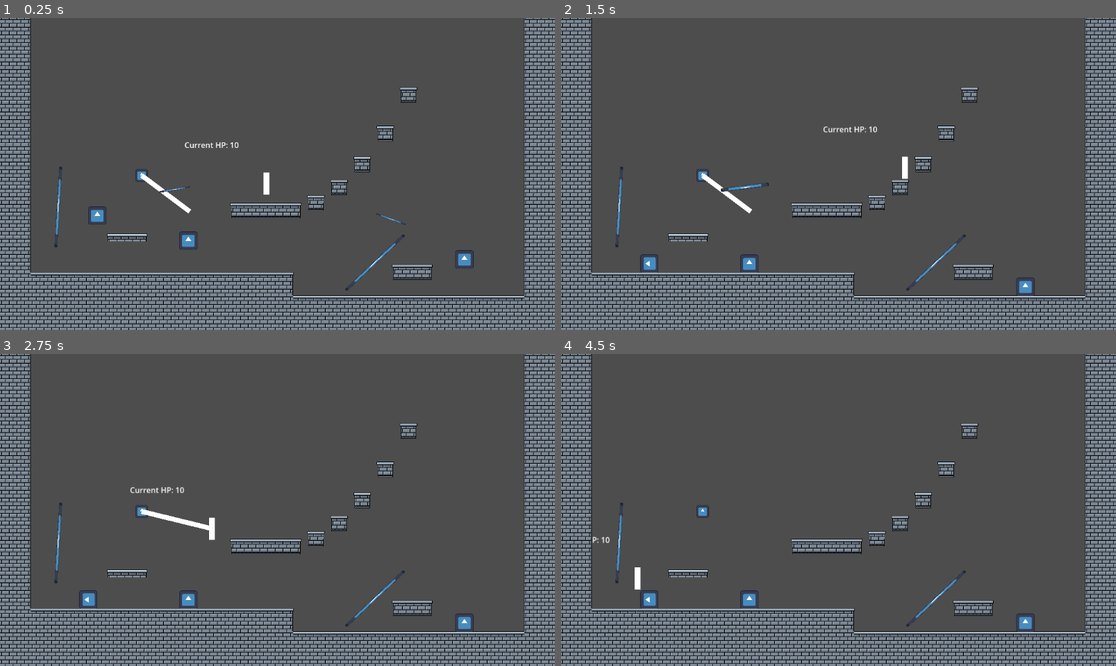
Above: before the commit, frames 1-4 (two rows, left to right).
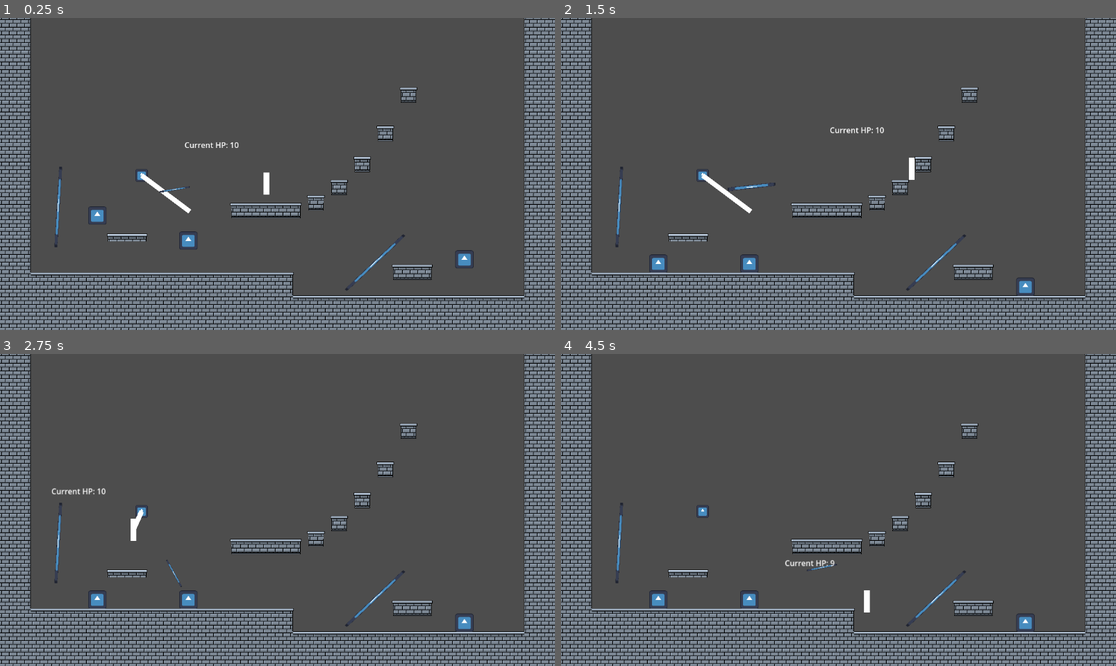
Above: after the commit, the same moments.

Repository: LiamQuinlan-Carleton/COMP1501FINAL
Game: Godot game, scene res://Main.tscn
Two runs of this game, one before a commit and one after it. Both use one fixed random seed, a clock stepped at 60 frames per second and the inputs below. The engine's default icon, where the game draws it, is replaced by a stand-in: a white triangle on a blue panel in a dark square.
Inputs (mouse positions are in pixels of both pictures, inside the frame that each line leads up to):
- Up to frame 1 (0.25 s): no input
- Up to frame 2 (1.5 s): move the mouse to (960, 158) at 0.52 s; hold C (crouch) 0.53-1.28 s; hold D (Right) from 0.53 s (still down); tap Space (Jump) at 0.77 s; move the mouse to (727, 189) at 1.27 s; click (727, 189) at 1.35 s
- Up to frame 3 (2.75 s): tap Space (Jump) at 1.52 s; tap C (crouch) at 1.55, 2.3 s; move the mouse to (333, 441) at 2.02 s; release D (Right) at 2.03 s; hold A (Left) from 2.03 s (still down); hold Right mouse button (Right Click) from 2.03 s (still down)
- Up to frame 4 (4.5 s): move the mouse to (810, 572) at 2.77 s; release A (Left) at 2.78 s; release Right mouse button (Right Click) at 2.78 s; hold D (Right) 2.78-4.28 s; tap Shift (Shift) at 2.85 s; tap Space (Jump) at 3.02, 3.77 s; tap C (crouch) at 3.05, 4.35 s; move the mouse to (1005, 556) at 3.52 s; hold C (crouch) 3.53-4.28 s; move the mouse to (672, 463) at 4.27 s; hold A (Left) from 4.28 s (still down)

The runs differ from the first frame. In frame 1, less than 0.1% of the frame differs, in the area x 67-74%, y 62-67%; in frame 2, 0.5%; in frame 3, 0.8%, in the area x 9-39%, y 42-82%; in frame 4, 0.5%.

Commit message:
Fixed Bugs
- Fixed wall jump, works after crouching now. This may cause issues with slope later
- Fixed Collisions with the tilemap (end pieces now collide properly)
- Check if player should be able to stand. Now if the player is crouching and wants to uncrouch, the game ensures they're supposed to. If they aren't wait til they are then uncrouch them.

Diff:
--- a/Main.tscn
+++ b/Main.tscn
@@ -29,8 +29,9 @@
 3:2/0 = 0
 3:2/0/physics_layer_0/polygon_0/points = PackedVector2Array(-8, -8, 8, -8, 8, 8, -8, 8)
 4:0/0 = 0
+4:0/0/physics_layer_0/polygon_0/points = PackedVector2Array(-8, -8, -5.9375, -8, -5.8125, -2.0625, -8, -2.0625)
 0:0/0 = 0
-0:0/0/physics_layer_0/polygon_0/points = PackedVector2Array(-8, -8, 8, -8, 8, 8, -8, 8)
+0:0/0/physics_layer_0/polygon_0/points = PackedVector2Array(6.06925, -8, 8, -8, 8, -2.00452, 6.06925, -2.00452)
 
 [sub_resource type="TileSet" id="TileSet_x3f40"]
 physics_layer_0/collision_layer = 1
--- a/Player.tscn
+++ b/Player.tscn
@@ -49,6 +49,10 @@
 [node name="CollisionShape2D" type="CollisionShape2D" parent="Area2D"]
 shape = SubResource("RectangleShape2D_eqt3d")
 
+[node name="CheckCeiling" type="RayCast2D" parent="."]
+target_position = Vector2(0, -55)
+collide_with_areas = true
+
 [connection signal="timeout" from="JumpLength" to="." method="_on_jump_length_timeout"]
 [connection signal="timeout" from="JumpBuffer" to="." method="_on_jump_buffer_timeout"]
 [connection signal="timeout" from="ShootCooldown" to="." method="_on_shoot_cooldown_timeout"]
--- a/player.gd
+++ b/player.gd
@@ -40,7 +40,9 @@
 var can_shoot : bool = true #True when player isn't reloading or delayed between shots
 
 var l_dir : int = 1 #last direction key pressed. -1 = Left, 1 = Right
-
+var checking_above : bool = false # True if crouched and currently cant uncrouch, false if player can
+var crouching: bool = false # True if the player is crouching, false otherwise
+var want_to_stand: bool = false # True if the player wants to uncrouch
 #Grab hp label node
 @onready var hp = $"HP Label"
 
@@ -94,16 +96,28 @@
 
 	if is_jumping:
 		velocity.y = -jump_speed
+	# Starts Crouch.
 	if Input.is_action_just_pressed("crouch"):
 		scale.y = 0.5
 		position.y += 15
 		floor_stop_on_slope = false
 		floor_max_angle = 0
+		crouching = true
+	if $CheckCeiling.is_colliding():
+			checking_above = true
 	if Input.is_action_just_released("crouch"):
-		scale.y = 1
-		position.y -= 15
-		floor_stop_on_slope = true
-		floor_max_angle = 45
+		want_to_stand = true
+		if $CheckCeiling.is_colliding():
+			checking_above = true
+		else:
+			reset_after_crouch()
+			want_to_stand = false
+		#floor_max_angle = 45 Supposed to change sliding on slopes, broke the walls (fix later)
+	if checking_above and crouching and want_to_stand:
+		if not $CheckCeiling.is_colliding():
+			reset_after_crouch()
+			checking_above = false
+			want_to_stand = false
 	#Run control
 	if Input.is_action_just_pressed("Right"):
 		l_dir= 1
@@ -180,6 +194,12 @@
 func take_damage(amount):
 	health -= amount
 
+# Puts player in proper position when standing back up
+func reset_after_crouch():
+	scale.y = 1
+	position.y -= 15
+	floor_stop_on_slope = true
+	crouching = false
 
 func _on_area_2d_area_entered(area: Area2D) -> void:
 	in_zipline_area = true;
